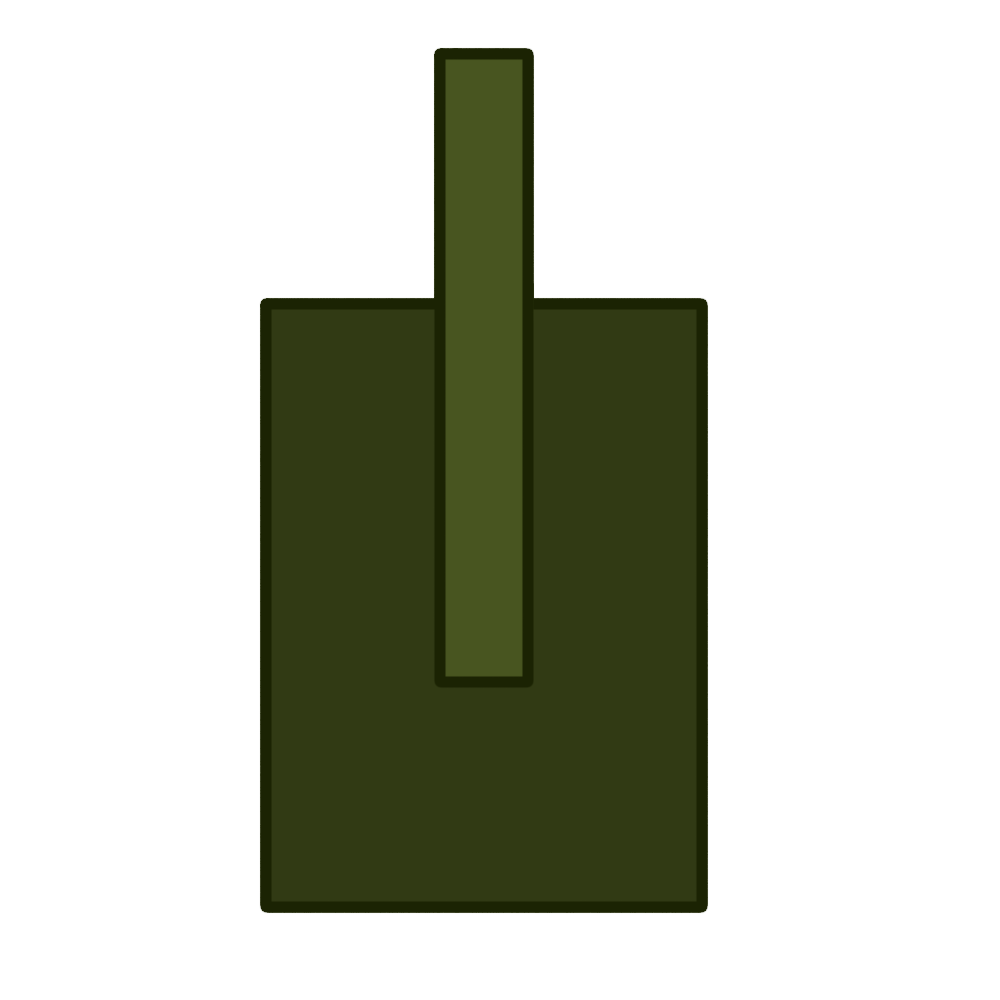
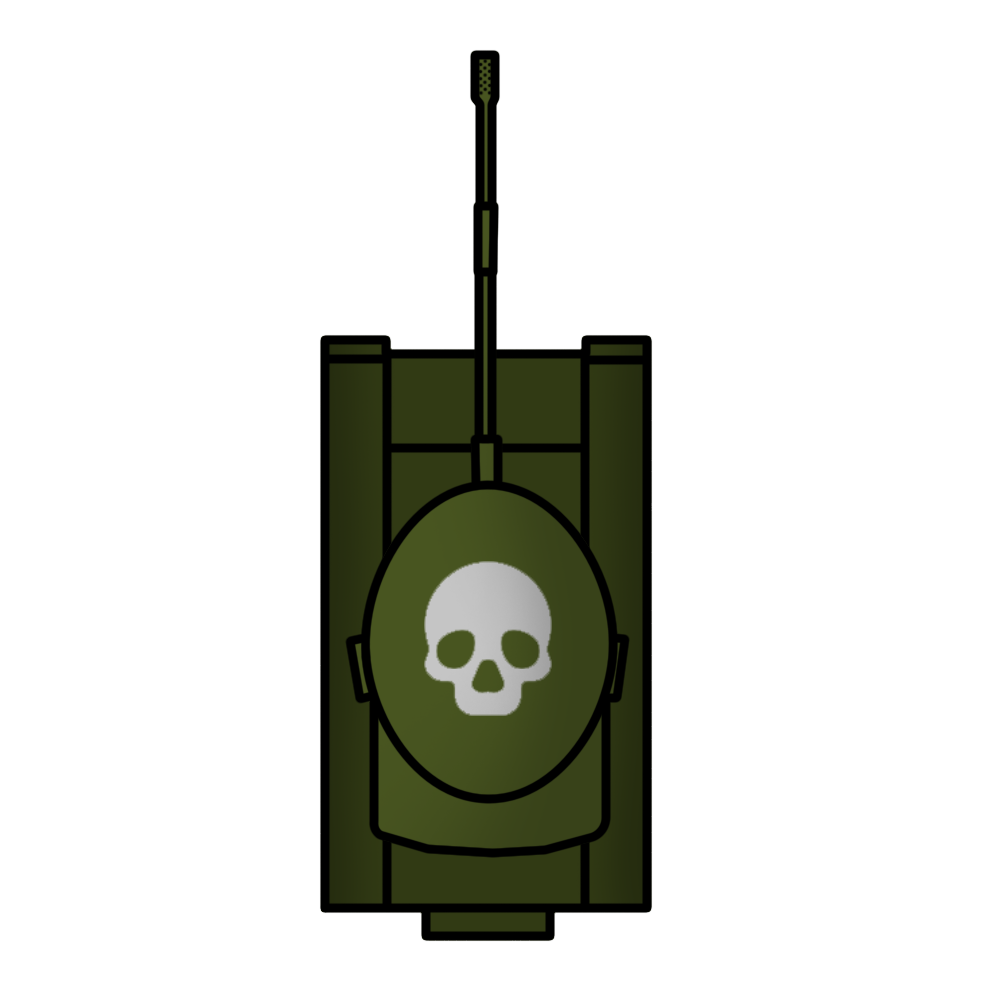
Layered file, before and after one edit (1000px x 1000px). Changes by layer:
moved "Layer 2" into group "Old" over [433, 47, 535, 689]
moved "Layer 3" into group "Old" over [436, 48, 534, 687]
moved "Layer 1" into group "Old" over [259, 297, 709, 914]
moved "Layer 4" into group "Old" over [260, 48, 708, 913]
added layer "Top Outline" above "Hue/Saturation 1" over [344, 49, 631, 859]
added layer "Color Fill 1" above "Top Color" over [424, 561, 552, 716]
added layer "Top Color" above "Bottom outline" over [346, 50, 630, 858]
added layer "Bottom outline" above "Hue/Saturation 2" over [319, 334, 653, 942]
added layer "Bottom Color" above "Layer 5" over [320, 335, 652, 941]
